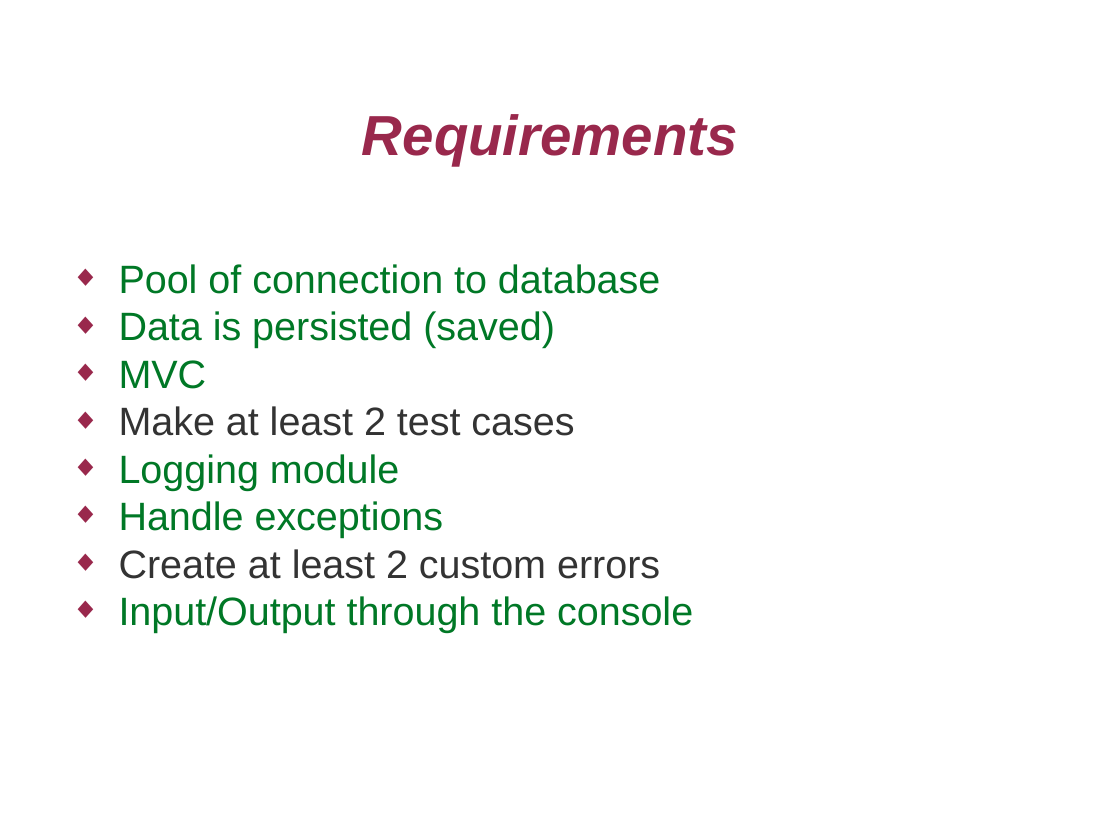
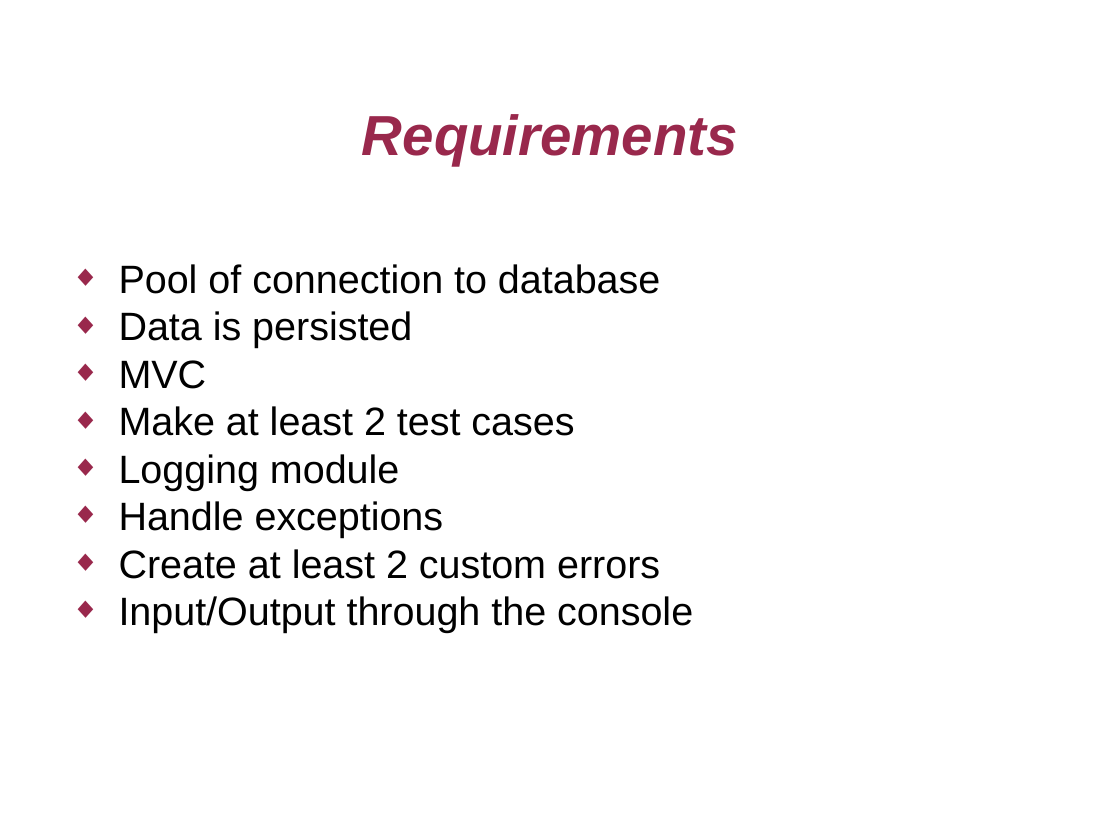
Before and after one commit to 1907cloudgcp/project-0-blappa, a slide deck: slide 4 of Presentation.odp (slide 7 before the commit). Drawn at 1120x840 pixels with LibreOffice and Linux fonts; fonts in the diff are those of the drawing. Boxes give left, top, right and bottom in pixels: in the first picture for what was removed or moved away, otherwise in the second. Text is boxed around its words. In the diff, an @@ line names an element or a change of style, - is before the commit and + after.

Commit message:
2 tests cases done (deposit and withdraw)

```diff
--- a/Presentation.odp
+++ b/Presentation.odp
@@ text at bbox=[119, 264, 693, 633]: text colour #007826 to #000000 in "Pool of connection to database", "MVC", "Logging module", "Handle exceptions" and 1 more places; text colour #333333 to #000000 in "Make at least 2 test cases", "Create at least 2 custom errors" @@
@@ text at bbox=[119, 311, 412, 348]: text changed; text colour #007826 to #000000 @@
-◆ Data is persisted (saved)
+◆ Data is persisted
```
Also in this commit, not shown: 1 other slide changed, 13 other files.
